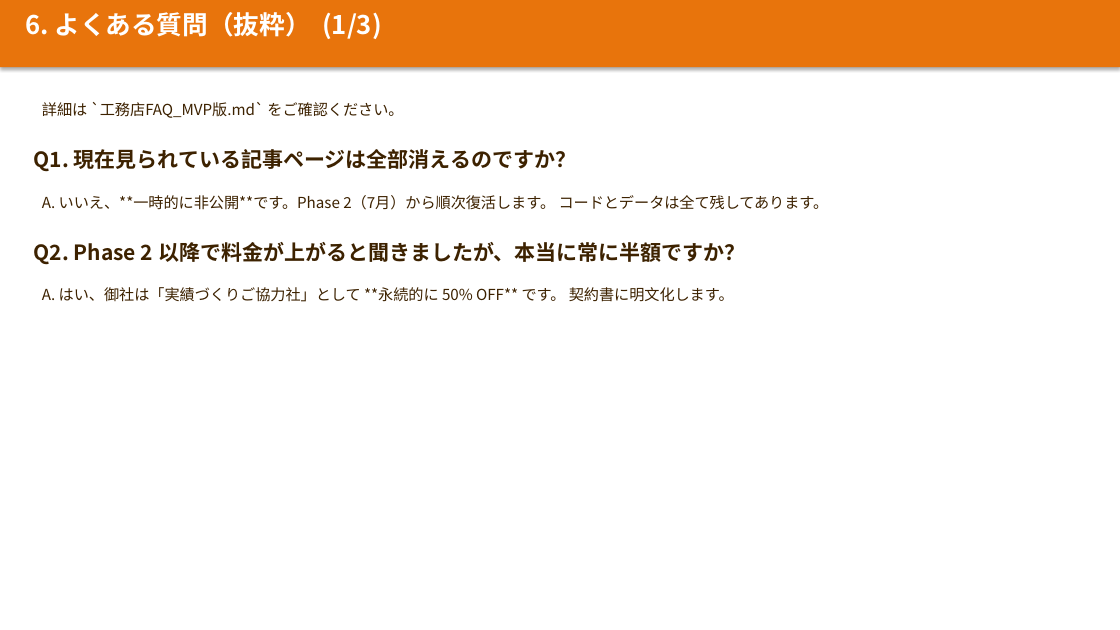
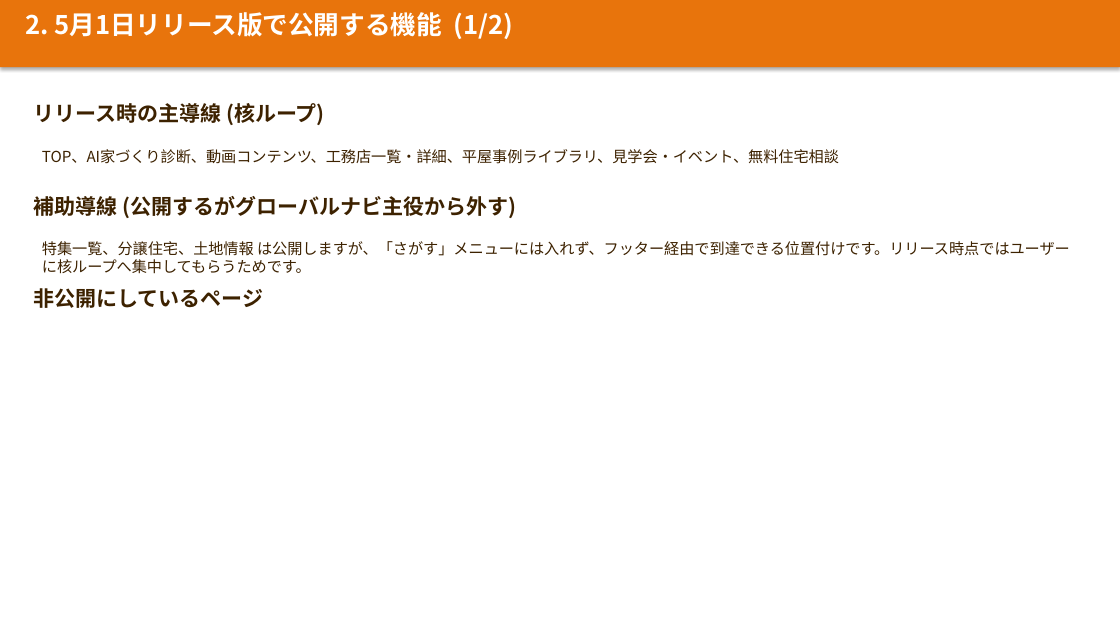
Before and after one commit to wazeka0412/payhome-next, a slide deck: slide 3 of docs/最新版/03_営業関係/工務店向け説明_MVP版.pptx (slide 14 before the commit). Drawn at 1120x630 pixels with LibreOffice and Linux fonts; fonts in the diff are those of the drawing. Boxes give left, top, right and bottom in pixels: in the first picture for what was removed or moved away, otherwise in the second. Text is boxed around its words. In the diff, an @@ line names an element or a change of style, - is before the commit and + after.

```diff
--- a/docs/最新版/03_営業関係/工務店向け説明_MVP版.pptx
+++ b/docs/最新版/03_営業関係/工務店向け説明_MVP版.pptx
@@ text at (x1=25, y1=12, x2=514, y2=39): text changed @@
-6. よくある質問（抜粋） (1/3)
+2. 5月1日リリース版で公開する機能 (1/2)
@@ text at (x1=34, y1=103, x2=325, y2=125): text changed; size 13 to 18 pt; bold on @@
-詳細は `工務店FAQ_MVP版.md` をご確認ください。
+リリース時の主導線 (核ループ)
@@ text at (x1=42, y1=149, x2=839, y2=164): text changed; size 18 to 13 pt; bold off @@
-Q1. 現在見られている記事ページは全部消えるのですか？
+TOP、AI家づくり診断、動画コンテンツ、工務店一覧・詳細、平屋事例ライブラリ、見学会・イベント、無料住宅相談
@@ text at (x1=34, y1=193, x2=516, y2=219): text changed; size 13 to 18 pt; bold on @@
-A. いいえ、**一時的に非公開**です。Phase 2（7月）から順次復活します。 コードとデータは全て残してあります。
+補助導線 (公開するがグローバルナビ主役から外す)
@@ text at (x1=42, y1=241, x2=1070, y2=274): text changed; size 18 to 13 pt; bold off @@
-Q2. Phase 2 以降で料金が上がると聞きましたが、本当に常に半額ですか？
+特集一覧、分譲住宅、土地情報 は公開しますが、「さがす」メニューには入れず、フッター経由で到達できる位置付けです。リリース時点ではユーザーに核ループへ集中してもらうためです。
@@ text at (x1=34, y1=288, x2=264, y2=308): text changed; size 13 to 18 pt; bold on @@
-A. はい、御社は「実績づくりご協力社」として **永続的に 50% OFF** です。 契約書に明文化します。
+非公開にしているページ
```
Also in this commit, not shown: 11 other slides changed, 10 slides added, 6 slides removed, 21 other files.
